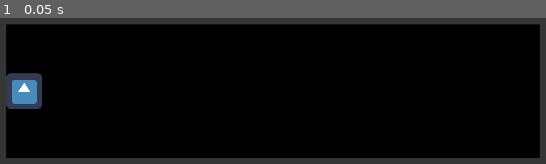
Above: before the commit, frame 1.
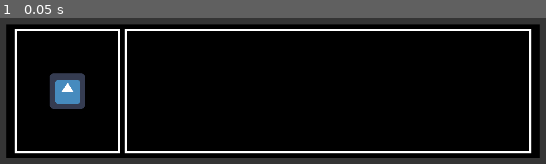
Above: after the commit, the same moment.

Repository: ElerosVecchio/hackucigame
Game: Godot game, scene res://Scenes/Dialogue/DialogueBox.tscn
The game is run twice, just before and just after one commit, with the same random seed, the same clock (stepped at 60 frames per second) and the same inputs. This scene is started directly instead of the project's main scene. The engine's default icon, where the game draws it, is replaced by a stand-in: a white triangle on a blue panel in a dark square.
Inputs:
- Up to frame 1 (0.05 s): no input

The runs differ from the first frame. In frame 1, 7.9% of the frame differs, in the area x 1-98%, y 7-94%.

Commit message:
more work on dialogue

Diff:
--- a/Scenes/Dialogue/DialogueBox.tscn
+++ b/Scenes/Dialogue/DialogueBox.tscn
@@ -1,6 +1,7 @@
-[gd_scene load_steps=2 format=2]
+[gd_scene load_steps=3 format=2]
 
 [ext_resource path="res://icon.png" type="Texture" id=1]
+[ext_resource path="res://Images/UI/dialogue_box.png" type="Texture" id=2]
 
 [node name="DialogueBox" type="Polygon2D"]
 color = Color( 0, 0, 0, 1 )
@@ -11,24 +12,26 @@
 margin_top = 800.0
 margin_right = 1200.0
 margin_bottom = 1040.0
+texture = ExtResource( 2 )
 __meta__ = {
 "_edit_use_anchors_": false
 }
 
-[node name="HBoxContainer" type="HBoxContainer" parent="TextureRect"]
-margin_right = 960.0
-margin_bottom = 240.0
+[node name="TextureRect" type="TextureRect" parent="TextureRect"]
+margin_left = 30.0
+margin_top = 19.9999
+margin_right = 190.0
+margin_bottom = 220.0
+texture = ExtResource( 1 )
+stretch_mode = 4
 __meta__ = {
 "_edit_use_anchors_": false
 }
 
-[node name="TextureRect" type="TextureRect" parent="TextureRect/HBoxContainer"]
-margin_right = 64.0
-margin_bottom = 240.0
-texture = ExtResource( 1 )
-stretch_mode = 4
-
-[node name="RichTextLabel" type="RichTextLabel" parent="TextureRect/HBoxContainer"]
-margin_left = 68.0
-margin_right = 68.0
-margin_bottom = 240.0
+[node name="RichTextLabel" type="RichTextLabel" parent="TextureRect"]
+margin_left = 230.0
+margin_top = 20.0
+margin_right = 930.0
+margin_bottom = 220.0
+bbcode_enabled = true
+scroll_active = false
Binary file added: Images/UI/dialogue_box.png
Not shown, added: Images/UI/dialogue_box.png.import
